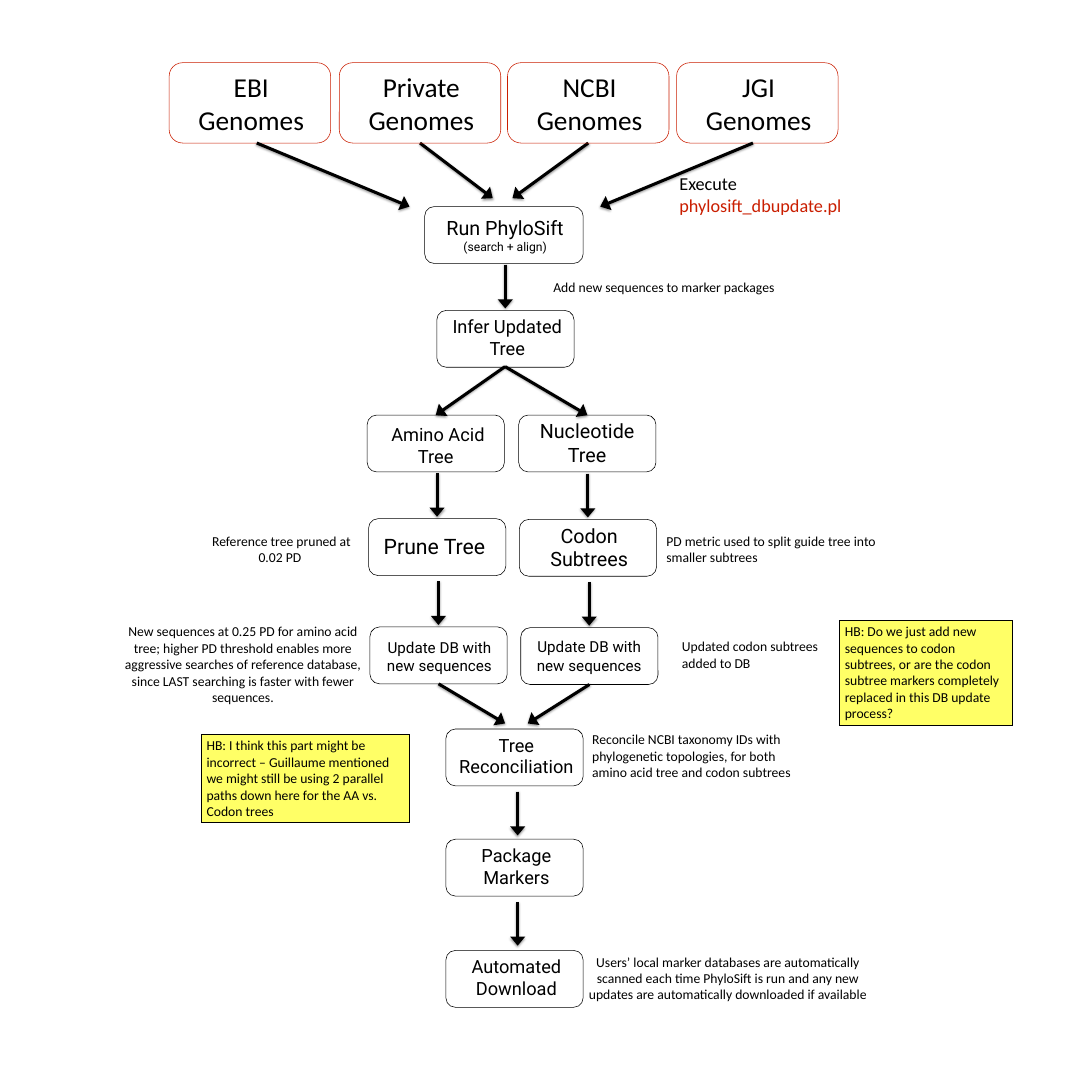
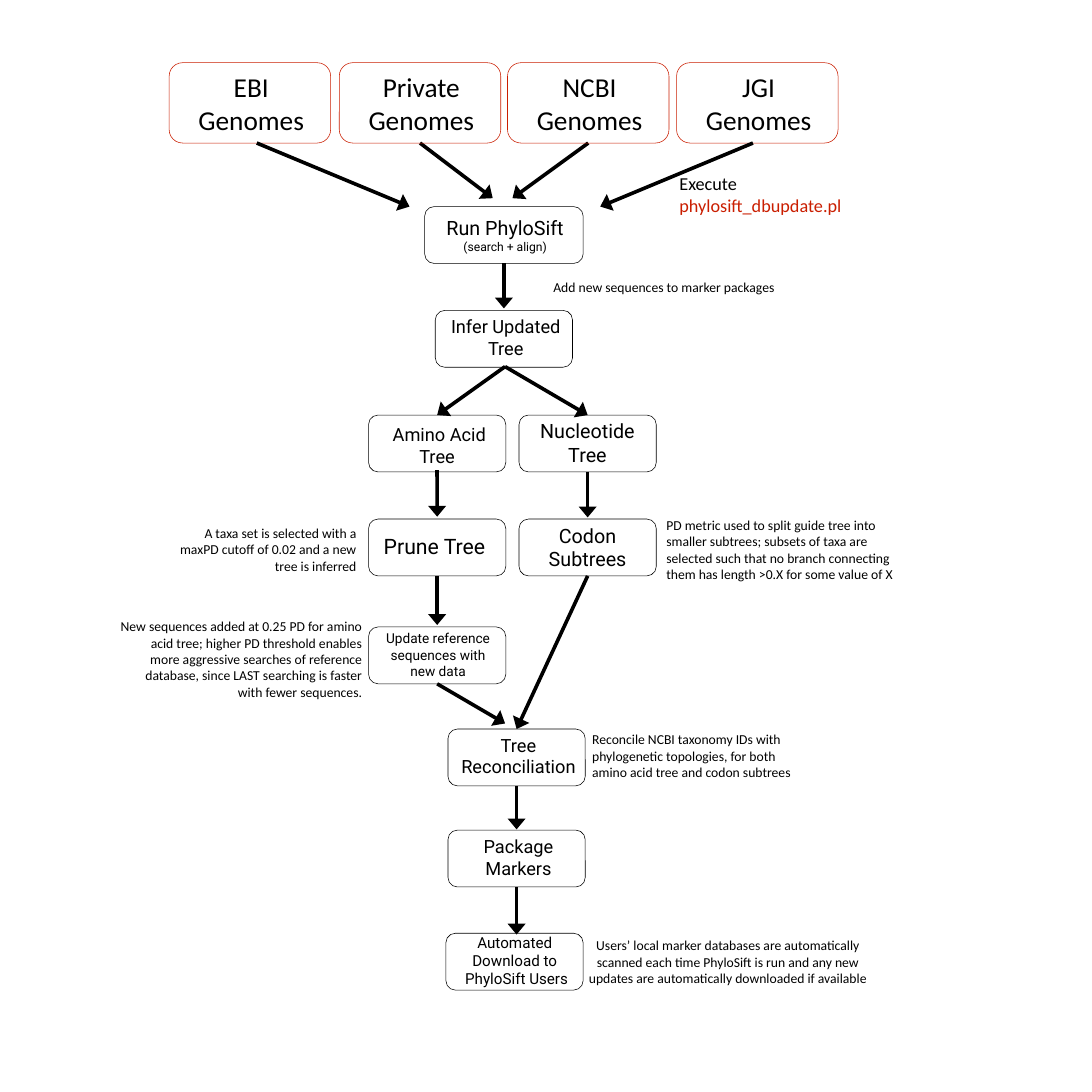
Before and after one commit to gjospin/PhyloSift, a slide deck: slide 1 of writing/figures/Phylosift_DBupdate.pptx. Drawn at 1092x1092 pixels with LibreOffice and Linux fonts; fonts in the diff are those of the drawing. Boxes give left, top, right and bottom in pixels: in the first picture for what was removed or moved away, otherwise in the second. Text is boxed around its words. In the diff, an @@ line names an element or a change of style, - is before the commit and + after.

Commit message:
Updated figures with most recent versions
Replaced PowerPoints with updated graphics and uploaded corresponding
vector graphic PDFs

```diff
--- a/writing/figures/Phylosift_DBupdate.pptx
+++ b/writing/figures/Phylosift_DBupdate.pptx
@@ arrow (257, 143) - (410, 206): stroke #000000 4 pt to #000000 4.75 pt @@
@@ arrow (420, 143) - (492, 198): stroke #000000 4 pt to #000000 4.75 pt @@
@@ arrow (588, 143) - (513, 198): stroke #000000 4 pt to #000000 4.75 pt @@
@@ arrow (753, 143) - (600, 206): stroke #000000 4 pt to #000000 4.75 pt @@
@@ arrow (504, 264) - (504, 308): stroke #000000 4 pt to #000000 4.75 pt @@
@@ arrow (505, 366) - (437, 415): stroke #000000 4 pt to #000000 4.75 pt @@
@@ arrow (505, 366) - (587, 415): stroke #000000 4 pt to #000000 4.75 pt @@
@@ arrow (437, 470) - (437, 517): stroke #000000 4 pt to #000000 4.75 pt @@
@@ arrow (587, 472) - (587, 518): stroke #000000 4 pt to #000000 4.75 pt @@
@@ text at (180, 528, 357, 571): text changed @@
-Reference tree pruned at 0.02 PD
+A taxa set is selected with a maxPD cutoff of 0.02 and a new tree is inferred
@@ text at (666, 520, 893, 582): text changed @@
-PD metric used to split guide tree into smaller subtrees
+PD metric used to split guide tree into smaller subtrees; subsets of taxa are selected such that no branch connecting them has length >0.X for some value of X
@@ arrow moved from (438, 581) - (438, 625) to (437, 576) - (437, 625) @@
@@ arrow (437, 576) - (437, 625): stroke #000000 4 pt to #000000 4.75 pt @@
@@ arrow moved from (589, 582) - (589, 626) to (587, 576) - (517, 729) @@
@@ arrow (587, 576) - (517, 729): stroke #000000 4 pt to #000000 4.75 pt @@
@@ text at (121, 621, 362, 699): text changed @@
-New sequences at 0.25 PD for amino acid tree; higher PD threshold enables more aggressive searches of reference database, since LAST searching is faster with fewer sequences.
+New sequences added at 0.25 PD for amino acid tree; higher PD threshold enables more aggressive searches of reference database, since LAST searching is faster with fewer sequences.
@@ rounded rectangle removed at (521, 628, 658, 685) @@
@@ rectangle removed at (839, 620, 1012, 725) @@
-HB: Do we just add new sequences to codon subtrees, or are the codon subtree markers completely replaced in this DB update process?
@@ text at (386, 632, 490, 676): text changed; size 20 to 18 pt @@
-Update DB with new sequences
+Update reference sequences with new data
@@ text removed at (537, 640, 641, 674) @@
-Update DB with new sequences
@@ text removed at (682, 641, 818, 668) @@
-Updated codon subtrees added to DB
@@ arrow (437, 684) - (505, 723): stroke #000000 4 pt to #000000 4.75 pt @@
@@ arrow removed from (589, 685) to (528, 723) @@
@@ rectangle removed at (201, 734, 410, 823) @@
-HB: I think this part might be incorrect – Guillaume mentioned we might still be using 2 parallel paths down here for the AA vs. Codon trees
@@ arrow moved from (518, 792) - (518, 835) to (517, 786) - (517, 829) @@
@@ arrow (517, 786) - (517, 829): stroke #000000 4 pt to #000000 4.75 pt @@
@@ rounded rectangle: place and size @@
-rounded rectangle at (446, 839, 583, 896)
+rounded rectangle at (448, 830, 585, 887)
@@ text "Package Markers": place and size @@
-text "Package Markers" at (481, 848, 551, 884)
+text "Package Markers" at (484, 839, 554, 875)
@@ arrow moved from (518, 902) - (518, 946) to (517, 887) - (517, 935) @@
@@ arrow (517, 887) - (517, 935): stroke #000000 4 pt to #000000 4.75 pt @@
@@ rounded rectangle: place and size @@
-rounded rectangle at (446, 951, 583, 1007)
+rounded rectangle at (446, 933, 583, 990)
@@ text at (465, 934, 568, 988): text changed; size 24 to 20 pt @@
-Automated Download
+Automated
+Download to
+PhyloSift Users
@@ text "Users’ local marker databases are ...": place and size @@
-text "Users’ local marker databases are ..." at (589, 957, 867, 1002)
+text "Users’ local marker databases are ..." at (589, 940, 867, 986)
```
Also in this commit, not shown: 11 other files.
